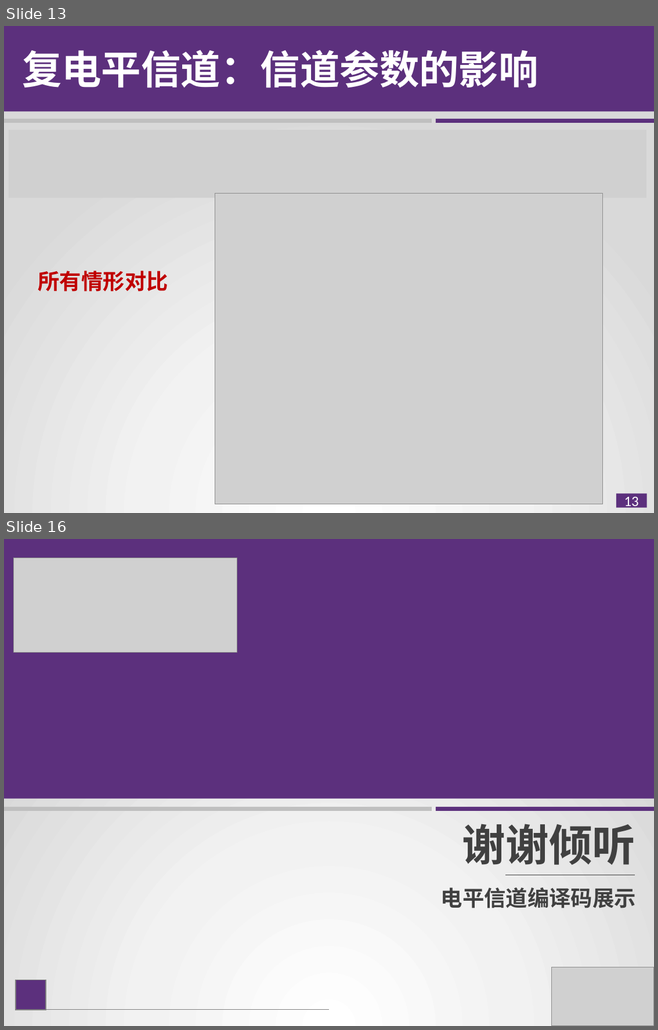
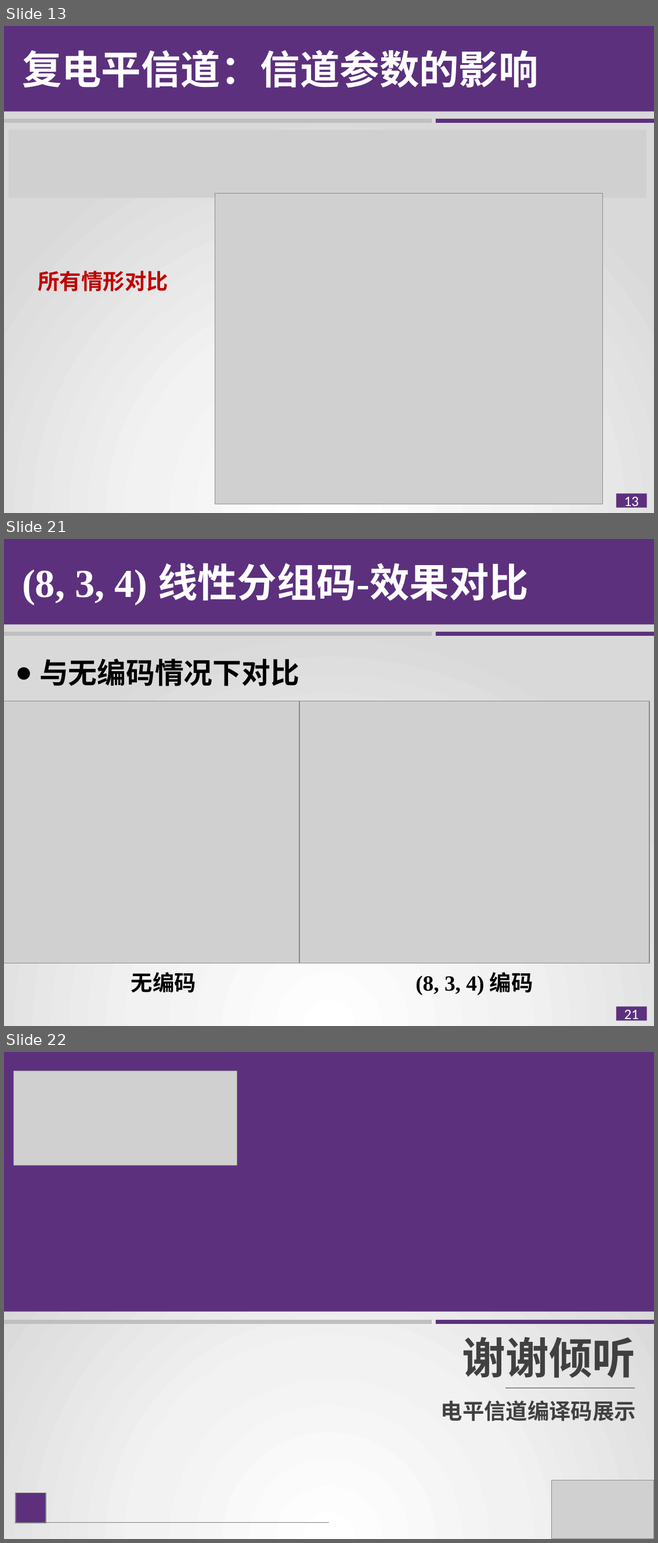
Before and after one commit to sky-lzy/Introduction-of-coding, a slide deck: pre1.pptx. Shown one above the other, each under a label of ours: slides 13 and 16 before the commit, slides 13, 21 and 22 after it; the slides between them are not shown. The pictures are 658x1030 and 658x1543 pixels, drawn with LibreOffice and Linux fonts; fonts in the diff are those of the drawing; grey boxes stand for pictures. Boxes give left, top, right and bottom in pixels: in the first picture for what was removed or moved away, otherwise in the second. Text is boxed around its words. In the diff, an @@ line names an element or a change of style, - is before the commit and + after.

```diff
--- a/pre1.pptx
+++ b/pre1.pptx
@@ slide 21 added at (4,539,654,1026), background gradient #FFFFFF to #F2F2F2 to #D9D9D9; not listed: 1 template element that a slide beside it also shows @@
@@ rectangle added at (4,539,654,625), fill #5C307D @@
@@ text added at (22,563,528,605), 44 pt, text #FFFFFF, bold @@
+(8, 3, 4) 线性分组码-效果对比
@@ rectangle added at (4,632,431,636), fill #BFBFBF @@
@@ rectangle added at (436,632,654,636), fill #5C307D @@
@@ text added at (39,658,299,686), 32 pt, text #000000, bold @@
+  ● 与无编码情况下对比
@@ picture added at (4,701,338,963) @@
@@ picture added at (299,701,648,963) @@
@@ text added at (131,972,196,993), 24 pt, text #000000, bold @@
+无编码
@@ text added at (415,972,533,995), 24 pt, text #000000, bold @@
+(8, 3, 4) 编码
@@ what was slide 16 is now slide 22 @@
```
Also in this commit, not shown: 5 other slides added.
